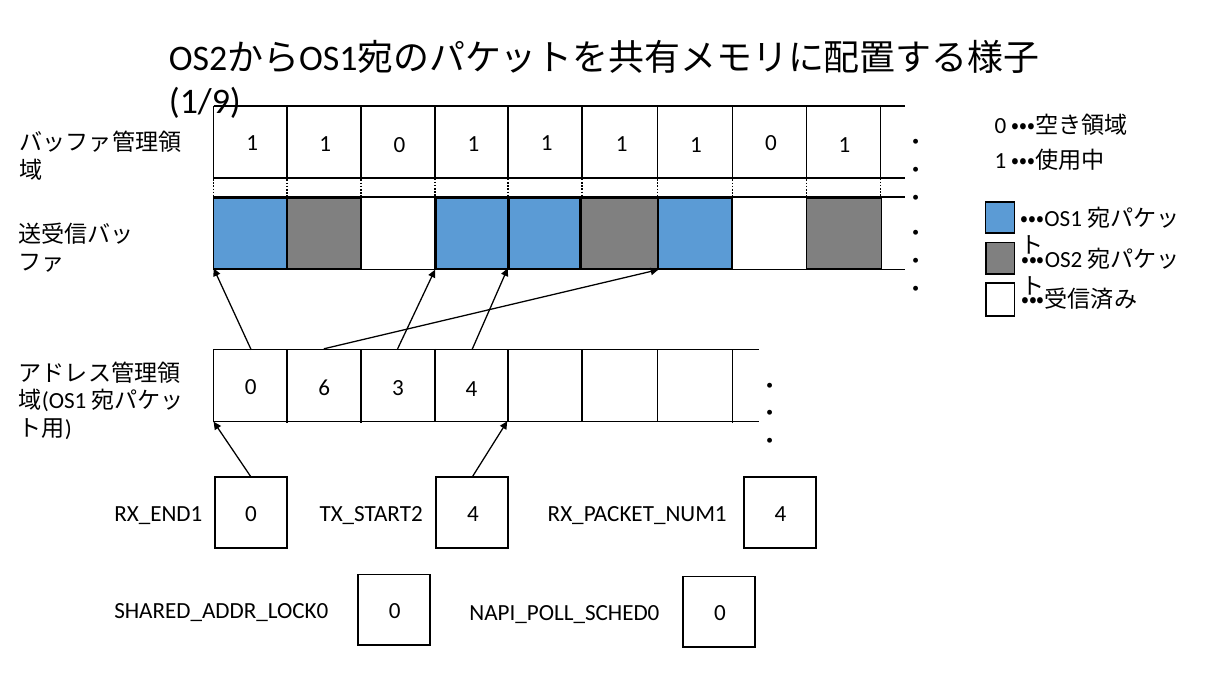
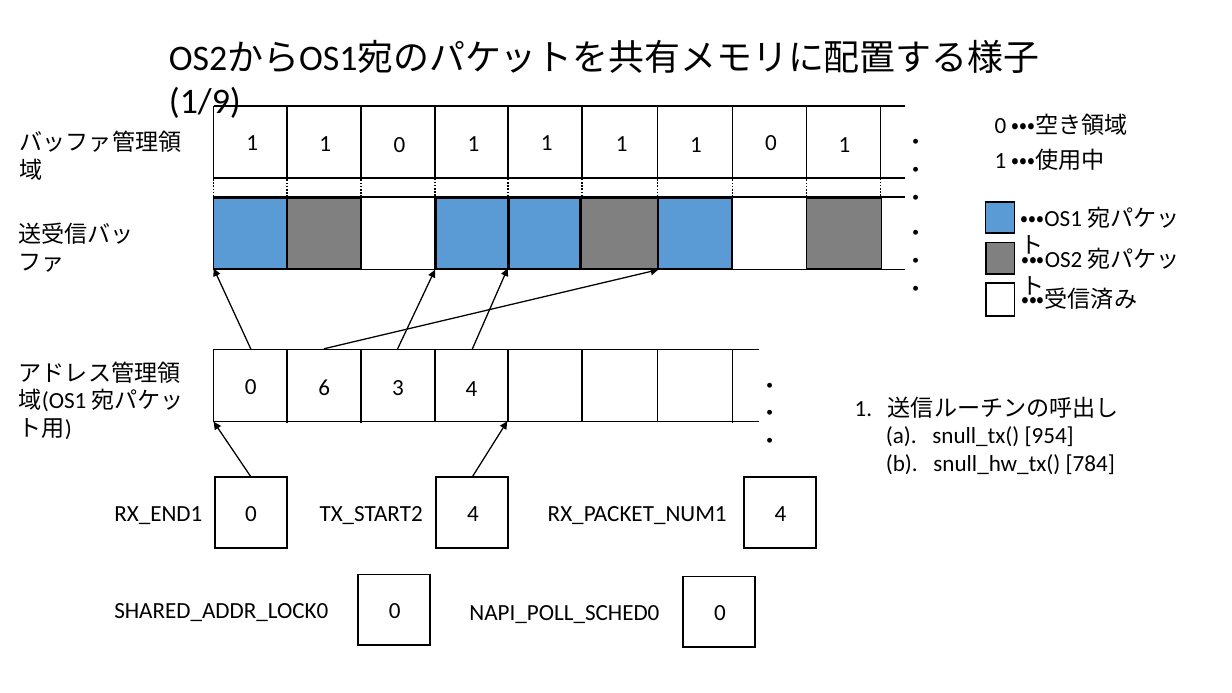
Before and after one commit to yoshida-shu/materials, a slide deck: slide 2 of snull.pptx. Drawn at 1232x693 pixels with LibreOffice and Linux fonts; fonts in the diff are those of the drawing. Boxes give left, top, right and bottom in pixels: in the first picture for what was removed or moved away, otherwise in the second. Text is boxed around its words. In the diff, an @@ line names an element or a change of style, - is before the commit and + after.

```diff
--- a/snull.pptx
+++ b/snull.pptx
@@ text added at [855, 396, 1119, 474], 18 pt, text #000000 @@
+1. 送信ルーチンの呼出し
+(a). snull_tx() [954]
+(b). snull_hw_tx() [784]
```
Also in this commit, not shown: 15 other slides changed, 1 other file.
